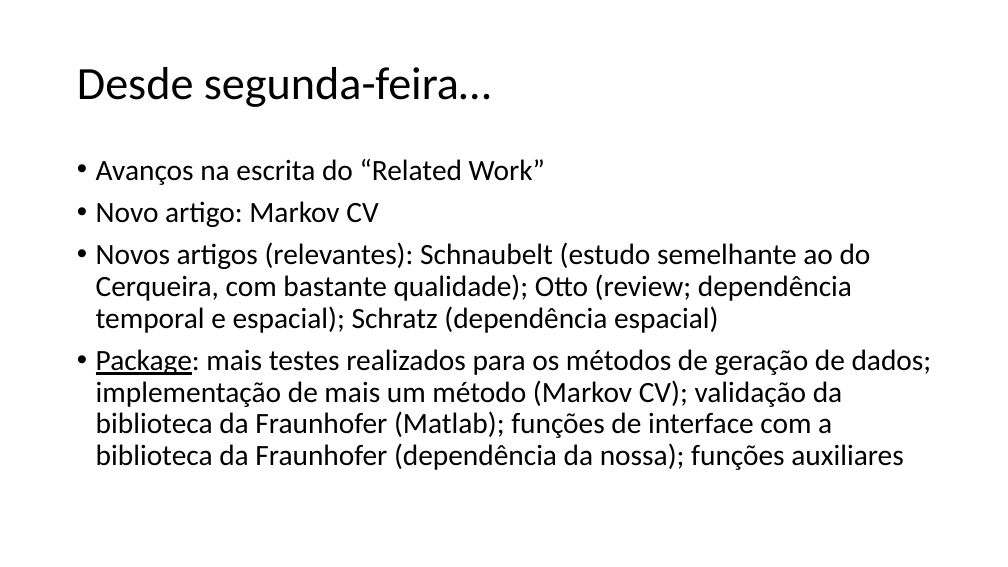
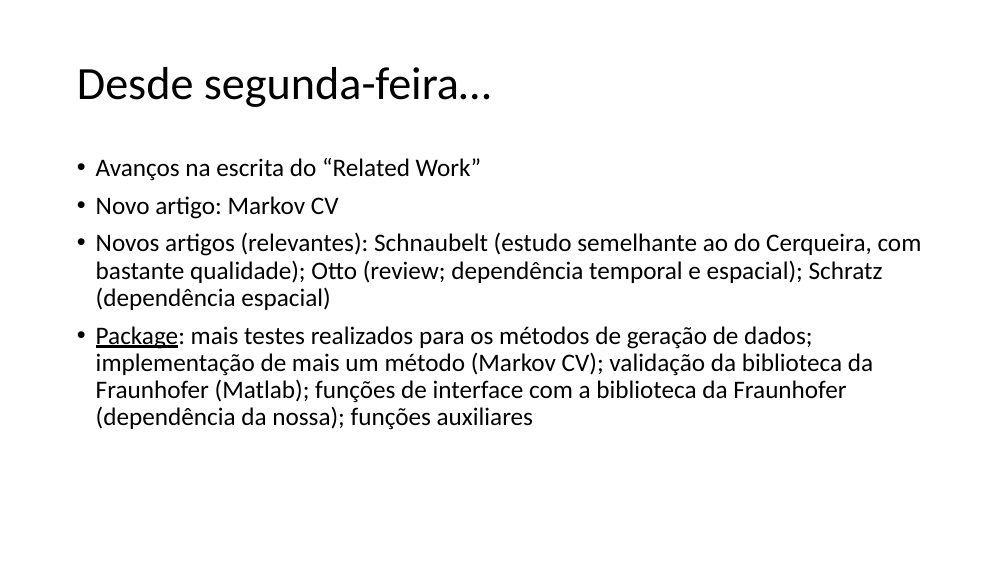
Before and after one commit to MiguelLoureiro98/timecave, a slide deck: slide 3 of papers/.ppt/TimeSeriesCV_11042024.pptx. Drawn at 1008x567 pixels with LibreOffice and Linux fonts; fonts in the diff are those of the drawing. Boxes give left, top, right and bottom in pixels: in the first picture for what was removed or moved away, otherwise in the second. Text is boxed around its words. In the diff, an @@ line names an element or a change of style, - is before the commit and + after.

Commit message:
novos artigos

```diff
--- a/papers/.ppt/TimeSeriesCV_11042024.pptx
+++ b/papers/.ppt/TimeSeriesCV_11042024.pptx
@@ text "Avanços na escrita do “Related ..." at <box>96,158,922,430</box>: size 28 to 24 pt @@
```
Also in this commit, not shown: 2 slides added, 7 other files.
